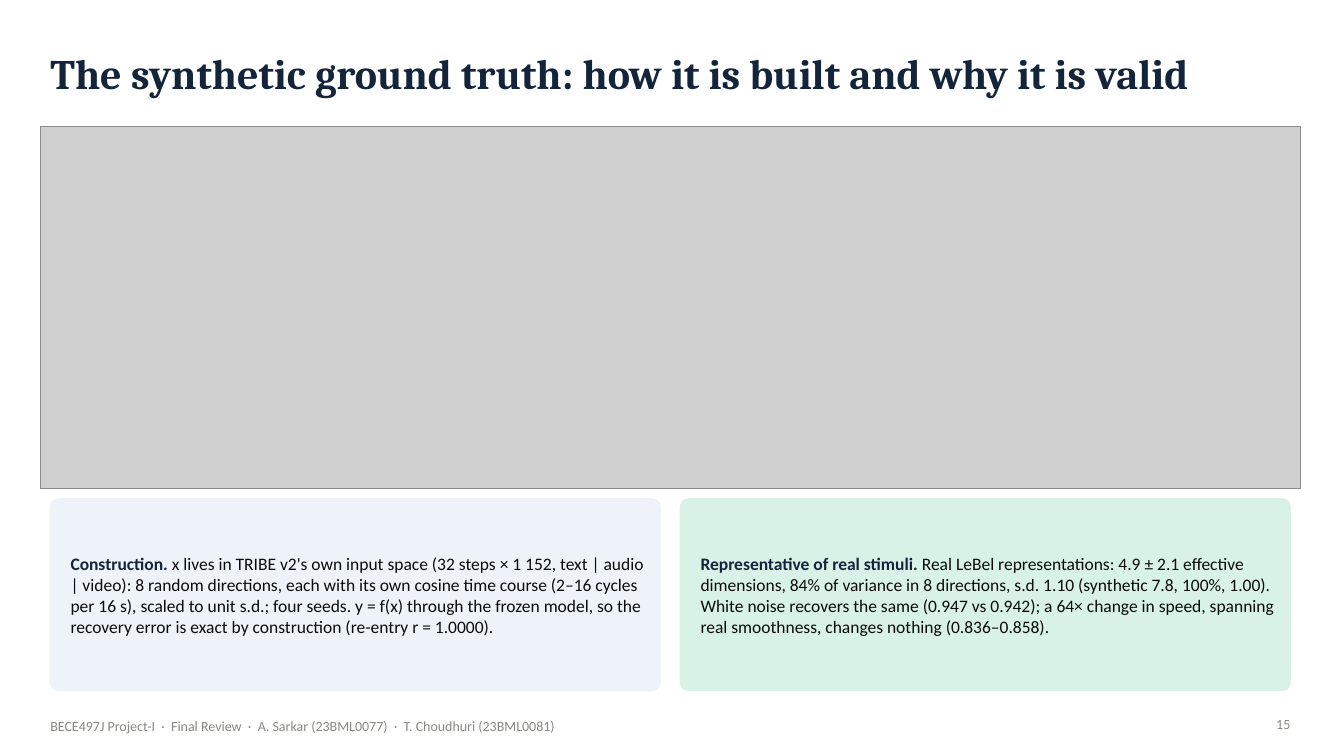
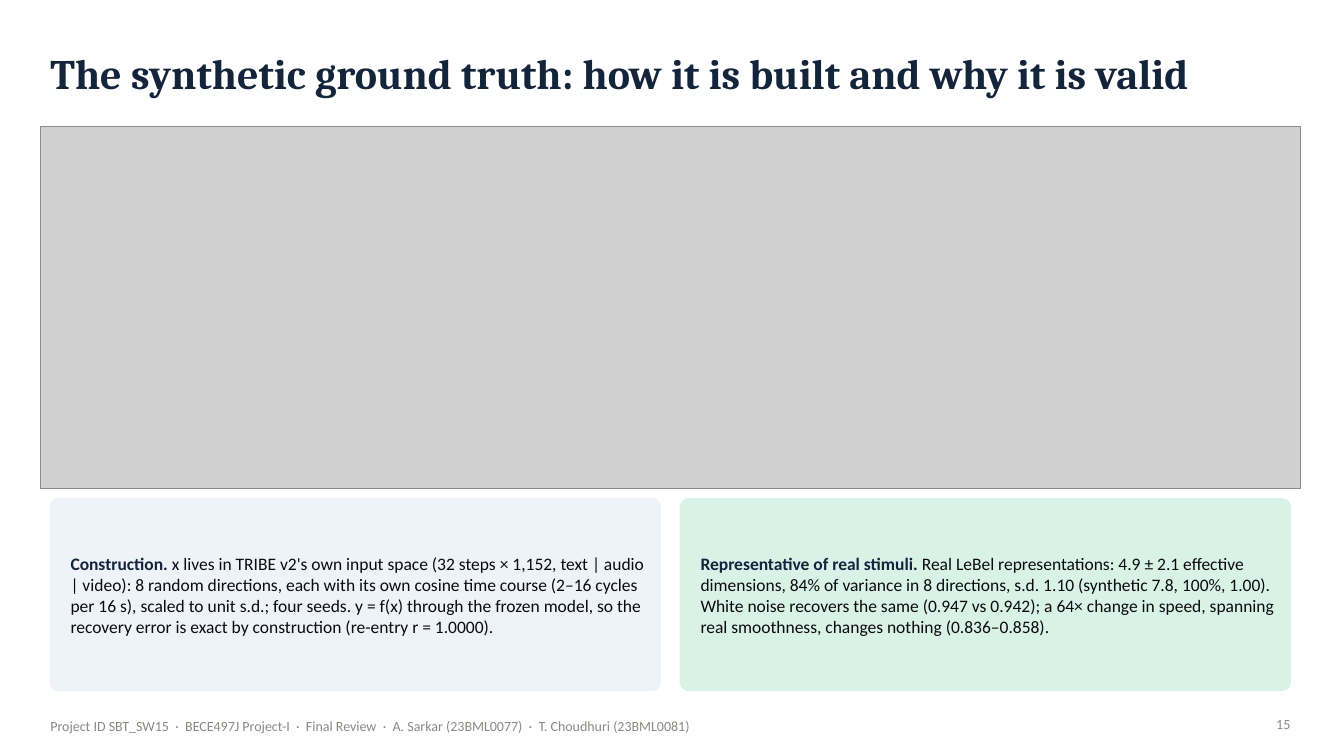
Before and after one commit to Ivxn404/semantic-decoding-tribe-inversion, a slide deck: slide 15 of deck/Final_Sarkar_Choudhuri.pptx. Drawn at 1344x756 pixels with LibreOffice and Linux fonts; fonts in the diff are those of the drawing; grey boxes stand for pictures. Boxes give left, top, right and bottom in pixels: in the first picture for what was removed or moved away, otherwise in the second. Text is boxed around its words. In the diff, an @@ line names an element or a change of style, - is before the commit and + after.

Commit message:
Review III submission files (SBT_SW15): thesis, presentation, poster, 90-s video

```diff
--- a/deck/Final_Sarkar_Choudhuri.pptx
+++ b/deck/Final_Sarkar_Choudhuri.pptx
@@ text at (x1=71, y1=557, x2=644, y2=636): text changed @@
-Construction. x lives in TRIBE v2's own input space (32 steps × 1 152, text | audio | video): 8 random directions, each with its own cosine time course (2–16 cycles per 16 s), scaled to unit s.d.; four seeds. y = f(x) through the frozen model, so the recovery error is exact by construction (re-entry r = 1.0000).
+Construction. x lives in TRIBE v2's own input space (32 steps × 1,152, text | audio | video): 8 random directions, each with its own cosine time course (2–16 cycles per 16 s), scaled to unit s.d.; four seeds. y = f(x) through the frozen model, so the recovery error is exact by construction (re-entry r = 1.0000).
@@ text at (x1=50, y1=721, x2=689, y2=733): text changed @@
-BECE497J Project-I · Final Review · A. Sarkar (23BML0077) · T. Choudhuri (23BML0081)
+Project ID SBT_SW15 · BECE497J Project-I · Final Review · A. Sarkar (23BML0077) · T. Choudhuri (23BML0081)
```
Also in this commit, not shown: 65 other slides changed, 9 other files.
